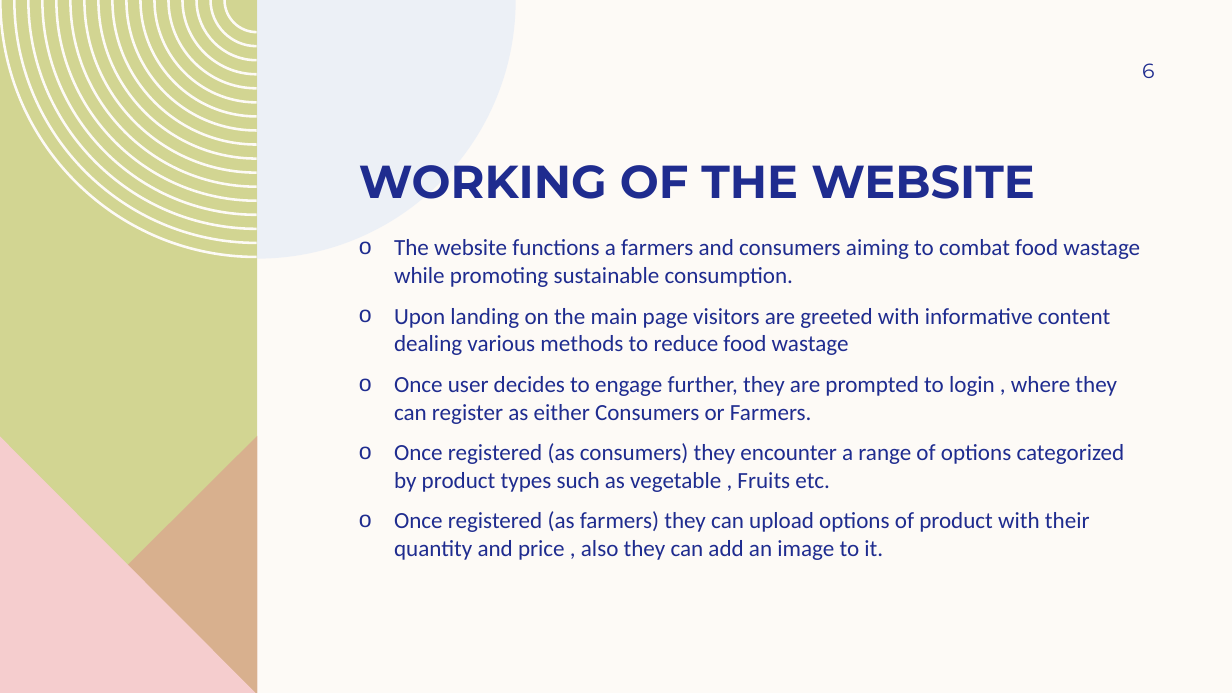
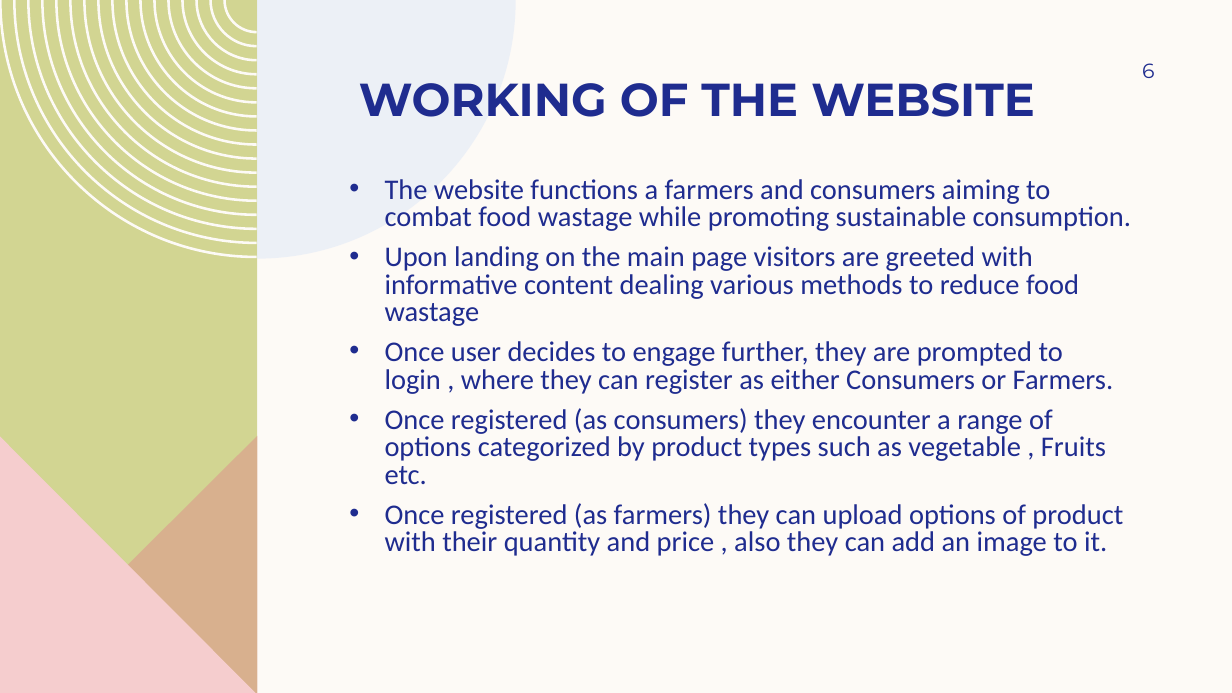
Before and after one commit to srr17/HackathonACMNEXUS, a slide deck: slide 6 of CROP LINK.pptx. Drawn at 1232x693 pixels with LibreOffice and Linux fonts; fonts in the diff are those of the drawing. Boxes give left, top, right and bottom in pixels: in the first picture for what was removed or moved away, otherwise in the second. Text is boxed around its words. In the diff, an @@ line names an element or a change of style, - is before the commit and + after.

```diff
--- a/CROP LINK.pptx
+++ b/CROP LINK.pptx
@@ title "WORKING OF THE WEBSITE": place and size @@
-title "WORKING OF THE WEBSITE" at <box>359,165,1035,199</box>
+title "WORKING OF THE WEBSITE" at <box>359,83,1035,117</box>
@@ text "The website functions a farmers ...": place and size @@
-text "The website functions a farmers ..." at <box>394,239,1140,560</box>
+text "The website functions a farmers ..." at <box>385,179,1131,556</box>
@@ text "The website functions a farmers ..." at <box>385,179,1131,556</box>: size 18 to 22.2 pt; bullet o to •; line spacing 1 to 0.8 @@
```
Also in this commit, not shown: 5 other slides changed.
